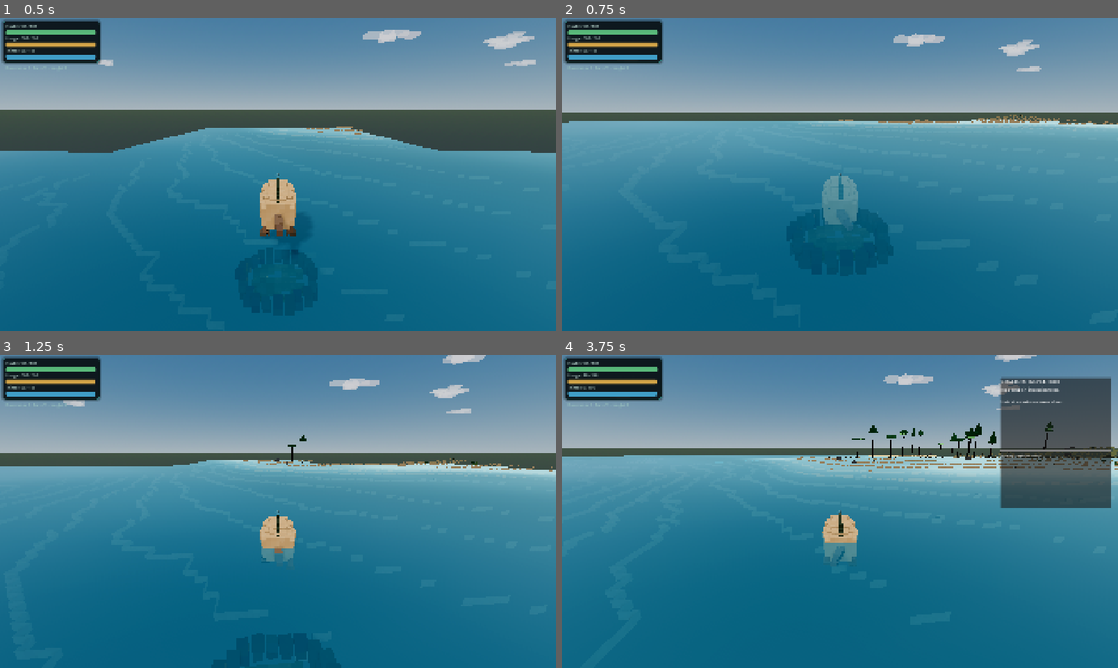
Above: before the commit, frames 1-4 (two rows, left to right).
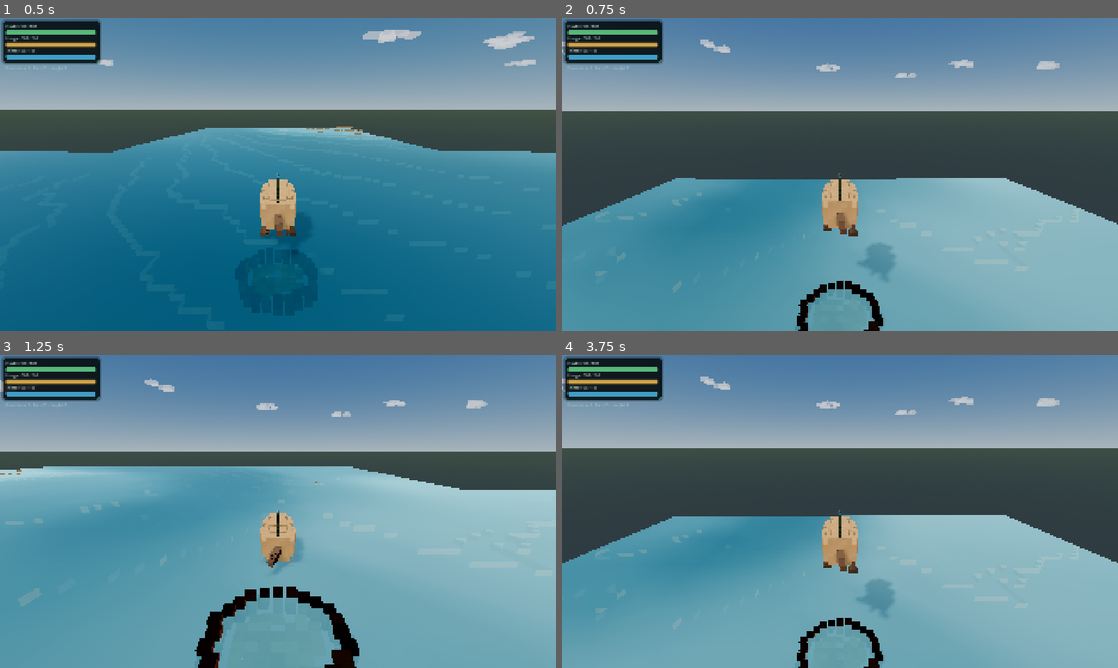
Above: after the commit, the same moments.

Repository: MajorDragonfly/voxelverse
Game: Godot game, scene res://main/main.tscn
Same seed, same stepped clock (60 frames per second), same inputs: the game is played once before the commit and once after it.
Inputs (mouse positions are in pixels of both pictures, inside the frame that each line leads up to):
- Up to frame 1 (0.5 s): no input
- Up to frame 2 (0.75 s): tap Enter at 0.5 s; move the mouse to (867, 174) at 0.52 s; hold W (move_forward) from 0.53 s (still down); tap P at 0.6 s; click (867, 174) at 0.67 s
- Up to frame 3 (1.25 s): keep holding W (move_forward); tap Space (jump) at 0.77 s
- Up to frame 4 (3.75 s): keep holding W (move_forward); move the mouse to (812, 511) at 1.27 s; right-click (812, 511) at 1.35 s; tap Space (jump) at 1.52, 3.02 s; tap P at 1.55, 2.3, 3.05, 3.6 s; move the mouse to (851, 505) at 2.02 s; tap E (inspection_mode) at 2.1 s; move the mouse to (834, 517) at 2.77 s; click (834, 517) at 2.85 s; move the mouse to (878, 514) at 3.52 s

Frame 1 is identical in both runs. In frame 2, 67% of the frame differs, in the area x 0-100%, y 4-100%; in frame 3, 60%; in frame 4, 72%, in the area x 0-100%, y 0-100%.

Commit message:
Move planet cycling off Godot F8 stop shortcut

Diff:
--- a/world/space/star_system_runtime_v7.gd
+++ b/world/space/star_system_runtime_v7.gd
@@ -5,12 +5,20 @@
 	"res://world/generation/planet_catalog_v7.gd"
 )
 
+# F8 is Godot Editor's Stop Running Project shortcut. Using it as an in-game
+# debug key made the game window close before Voxelverse could process it.
+const DEBUG_PLANET_CYCLE_KEY: Key = KEY_P
+
+signal planet_transition_started(planet_index: int, planet_seed: int)
+
 @export var enable_planet_cycle_debug_key: bool = true
 @export var show_planet_runtime_label: bool = false
+@export var reload_scene_on_planet_change: bool = true
 
 var system: Dictionary = {}
 var active_planet: Dictionary = {}
 var _runtime_label: Label
+var _transition_in_progress: bool = false
 
 
 func _ready() -> void:
@@ -33,17 +41,25 @@
 
 
 func _unhandled_input(event: InputEvent) -> void:
-	if not enable_planet_cycle_debug_key:
+	if not enable_planet_cycle_debug_key or _transition_in_progress:
 		return
 	if not (event is InputEventKey):
 		return
-	if not event.pressed or event.echo or event.keycode != KEY_F8:
+	var key_event := event as InputEventKey
+	if not key_event.pressed or key_event.echo:
+		return
+	if (
+		key_event.keycode != DEBUG_PLANET_CYCLE_KEY
+		and key_event.physical_keycode != DEBUG_PLANET_CYCLE_KEY
+	):
 		return
 	get_viewport().set_input_as_handled()
 	cycle_to_next_planet()
 
 
 func cycle_to_next_planet() -> void:
+	if _transition_in_progress:
+		return
 	var planet_count: int = PlanetCatalog.get_planet_count(system)
 	if planet_count <= 1:
 		return
@@ -52,9 +68,15 @@
 
 
 func activate_planet(planet_index: int) -> void:
+	if _transition_in_progress:
+		return
 	var planet: Dictionary = PlanetCatalog.get_planet(system, planet_index)
 	if planet.is_empty():
 		return
+	_transition_in_progress = true
+	var planet_seed: int = int(planet.get("planet_seed", 1))
+	planet_transition_started.emit(planet_index, planet_seed)
+
 	var save_service := get_node_or_null("/root/SaveGameService")
 	if save_service != null and save_service.has_method("prepare_planet_transition"):
 		save_service.call("prepare_planet_transition")
@@ -64,15 +86,19 @@
 			"activate_planet",
 			int(system.get("system_seed", 1)),
 			planet_index,
-			int(planet.get("planet_seed", 1))
+			planet_seed
 		)
 	else:
-		WorldGenerator.set_world_seed(int(planet.get("planet_seed", 1)))
+		WorldGenerator.set_world_seed(planet_seed)
 	active_planet = planet
 	_update_runtime_label()
 	if save_service != null and save_service.has_method("queue_current_world_restore"):
 		save_service.call("queue_current_world_restore")
-	get_tree().reload_current_scene()
+
+	if reload_scene_on_planet_change:
+		call_deferred("_reload_after_planet_transition")
+	else:
+		_transition_in_progress = false
 
 
 func get_system() -> Dictionary:
@@ -81,6 +107,17 @@
 
 func get_active_planet() -> Dictionary:
 	return active_planet.duplicate(true)
+
+
+func get_debug_cycle_key_name() -> String:
+	return "P"
+
+
+func _reload_after_planet_transition() -> void:
+	var error: Error = get_tree().reload_current_scene()
+	if error != OK:
+		_transition_in_progress = false
+		push_error("Could not reload planet scene: %s" % error)
 
 
 func _create_runtime_label() -> void:
@@ -93,12 +130,14 @@
 	_runtime_label = Label.new()
 	_runtime_label.name = "PlanetRuntimeV7Label"
 	_runtime_label.set_anchors_preset(Control.PRESET_TOP_RIGHT)
-	_runtime_label.offset_left = -480.0
+	_runtime_label.offset_left = -520.0
 	_runtime_label.offset_top = 18.0
 	_runtime_label.offset_right = -18.0
 	_runtime_label.offset_bottom = 76.0
 	_runtime_label.horizontal_alignment = HORIZONTAL_ALIGNMENT_RIGHT
 	_runtime_label.mouse_filter = Control.MOUSE_FILTER_IGNORE
+	_runtime_label.add_theme_font_size_override("font_size", 13)
+	_runtime_label.add_theme_color_override("font_color", Color(0.88, 0.94, 0.95, 0.92))
 	hud.add_child(_runtime_label)
 
 
@@ -106,7 +145,7 @@
 	if _runtime_label == null:
 		return
 	_runtime_label.text = (
-		"System %s · Planet %s · %s"
+		"%s · %s · %s · P next planet"
 		% [
 			str(system.get("system_name", "Unknown System")),
 			str(active_planet.get("name", "Unknown Planet")),
